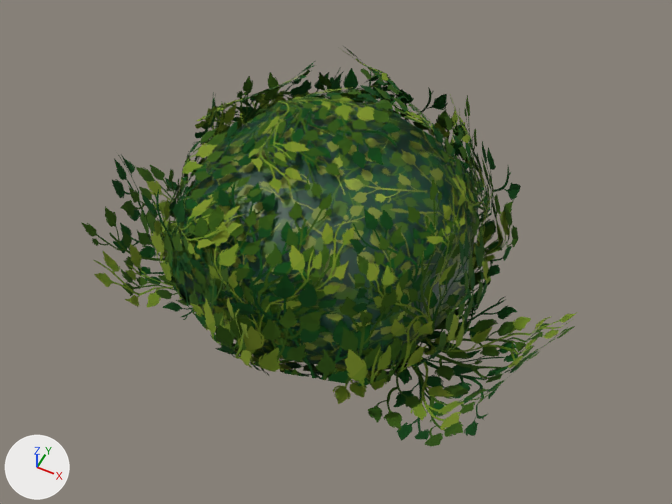
An edit to the Blender file LowPoly_Asset_Blend/Bush_Tall1.blend, drawn before and after from the same camera.
Both versions are drawn from a 50 mm lens placed at (3.57, -6.92, 9.21), pointed at (0.17, -0.13, 0.72). The lights are fixed; the arrows at lower left show +X, +Y and +Z.
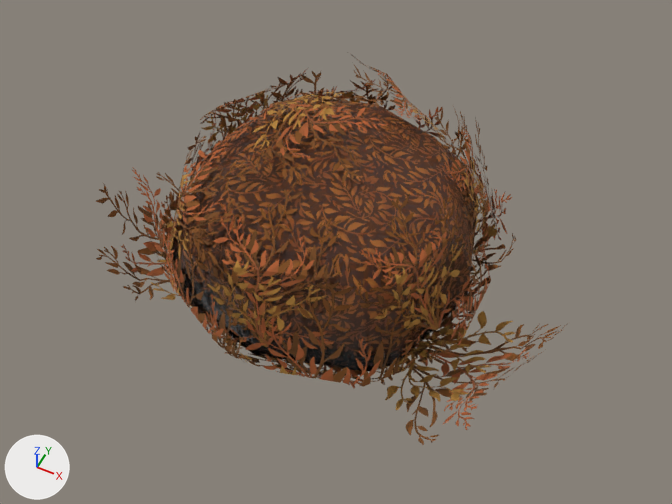
Commit message: completed  small bush

Edits to the bpy script that builds the scene:
```text
Add img_gold_leaf_trans_2048_png:
    img_gold_leaf_trans_2048_png = load_image('gold-leaf-trans-2048.png', '../Textures/Gold-textures/gold-leaf-trans-2048.png', 2048, 2048, 'sRGB')
Add img_gold_leaf_normal_whole_2048_png:
    img_gold_leaf_normal_whole_2048_png = load_image('gold-leaf-Normal-whole-2048.png', '../Textures/Gold-textures/gold-leaf-Normal-whole-2048.png', 2048, 2048, 'sRGB')
Add img_gold_leaf_texture_whole_2048_png:
    img_gold_leaf_texture_whole_2048_png = load_image('gold-leaf-texture-whole-2048.png', '../Textures/Gold-textures/gold-leaf-texture-whole-2048.png', 2048, 2048, 'sRGB')
Change mat_material_001:
    where n2 = _N.new('ShaderNodeTexImage'); n2.name = 'Image Texture'
    n2.image: img_green_leaf_texture_whole_2048_png -> img_gold_leaf_texture_whole_2048_png
    add n5 = _N.new('ShaderNodeTexImage'); n5.name = 'Image Texture.001'
    add n5.image = img_gold_leaf_normal_whole_2048_png
    where n0 = _N.new('ShaderNodeBsdfPrincipled'); n0.name = 'Principled BSDF'
    add _L.new(n5.outputs[0], n0.inputs[5])  # 'Color' to 'Normal'
Change mat_trasleaf:
    mat_trasleaf.texture: img_green_leaf_trans_2048_png -> img_gold_leaf_trans_2048_png  # with its transparency
```

Where the change shows, as pixel boxes (x1, y1, x2, y2) in the pictures (672 x 504 px):
'Cube.001', surface changed (green to brown)
    both: (170, 96, 479, 372)
'Plane.007', surface changed (green to brown)
    both: (189, 181, 355, 349)
'Plane.016', surface changed (green to brown)
    both: (333, 289, 578, 446)
'Plane.005', surface changed (green to brown)
    both: (215, 273, 433, 386)
'Plane.008', surface changed (green to brown)
    both: (350, 180, 477, 356)
'Plane.014', surface changed (green to brown)
    both: (227, 87, 400, 199)
'Plane.015', surface changed (green to brown)
    both: (82, 153, 192, 320)
'Plane.010', surface changed (green to brown)
    both: (165, 121, 264, 293)
'Plane.006', surface changed (green to brown)
    both: (140, 190, 302, 375)
'Plane.004', surface changed (green to brown)
    both: (343, 183, 492, 371)
'Plane.003', surface changed (green to brown)
    both: (450, 95, 521, 293)
'Plane.009', surface changed (green to brown)
    both: (424, 97, 489, 268)
'Plane.011', surface changed (green to brown)
    both: (192, 61, 316, 169)
'Plane.002', surface changed
    both: (296, 72, 468, 170)
'Plane.001', surface changed (green to brown)
    both: (202, 67, 343, 163)
'Plane.013', surface changed (green to brown)
    both: (345, 48, 456, 160)
'Plane', surface changed (green to brown)
    both: (154, 92, 226, 263)
'Plane.012', surface changed
    both: (259, 76, 395, 109)
'Plane.017', surface changed
    both: (240, 68, 399, 123)
